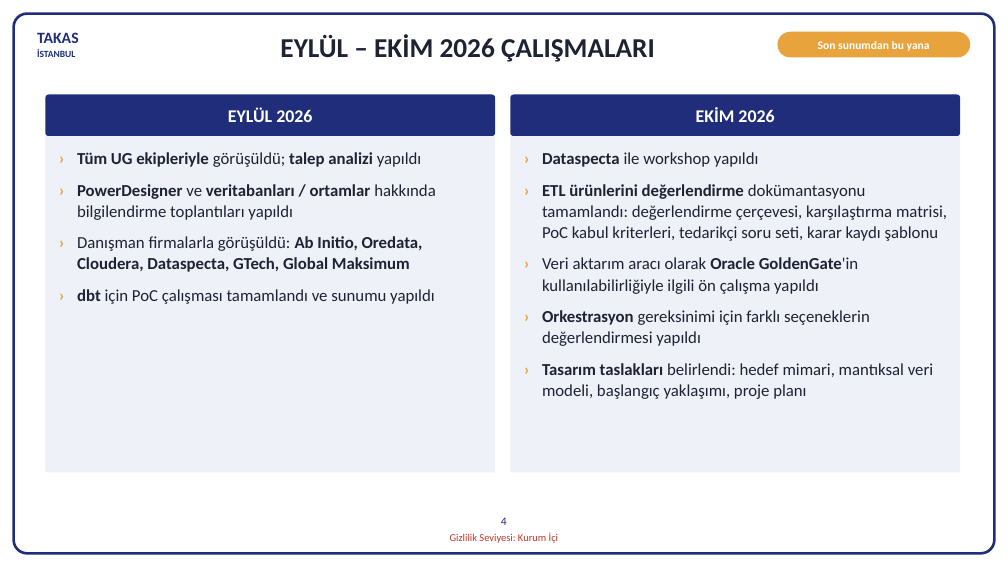
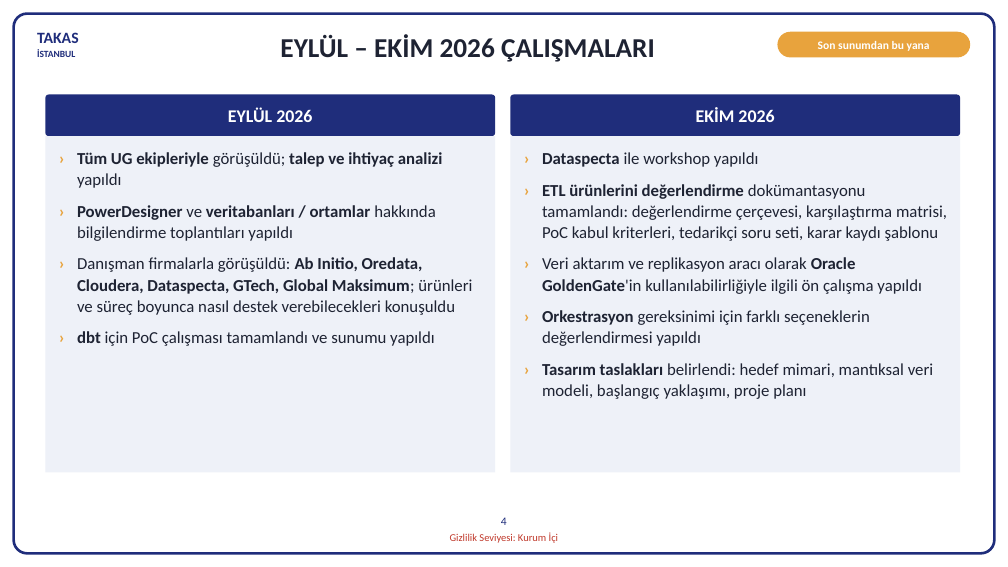
Before and after one commit to hanifidemirel0/Cursor-Projects, a slide deck: slide 4 of outputs/dwh-sunum-kasim-2026/5 - DWHSunum_Kasim2026.pptx. Drawn at 1008x567 pixels with LibreOffice and Linux fonts; fonts in the diff are those of the drawing. Boxes give left, top, right and bottom in pixels: in the first picture for what was removed or moved away, otherwise in the second. Text is boxed around its words. In the diff, an @@ line names an element or a change of style, - is before the commit and + after.

```diff
--- a/outputs/dwh-sunum-kasim-2026/5 - DWHSunum_Kasim2026.pptx
+++ b/outputs/dwh-sunum-kasim-2026/5 - DWHSunum_Kasim2026.pptx
@@ text at (x1=77, y1=152, x2=442, y2=188): text changed @@
-› Tüm UG ekipleriyle görüşüldü; talep analizi yapıldı
+› Tüm UG ekipleriyle görüşüldü; talep ve ihtiyaç analizi yapıldı
@@ text at (x1=77, y1=257, x2=472, y2=315): text changed; bold off @@
-› Danışman firmalarla görüşüldü: Ab Initio, Oredata, Cloudera, Dataspecta, GTech, Global Maksimum
+› Danışman firmalarla görüşüldü: Ab Initio, Oredata, Cloudera, Dataspecta, GTech, Global Maksimum; ürünleri ve süreç boyunca nasıl destek verebilecekleri konuşuldu
@@ text at (x1=542, y1=257, x2=921, y2=294): text changed @@
-› Veri aktarım aracı olarak Oracle GoldenGate'in kullanılabilirliğiyle ilgili ön çalışma yapıldı
+› Veri aktarım ve replikasyon aracı olarak Oracle GoldenGate'in kullanılabilirliğiyle ilgili ön çalışma yapıldı
```
Also in this commit, not shown: 23 other slides changed, 2 slides removed, 3 other files.
